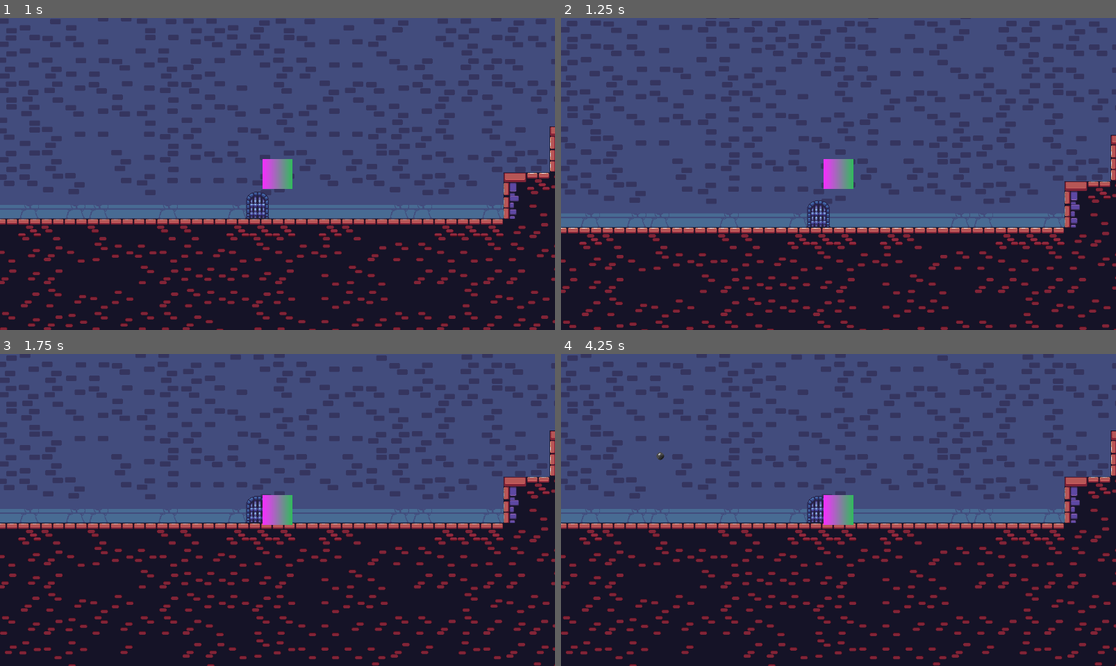
Above: before the commit, frames 1-4 (two rows, left to right).
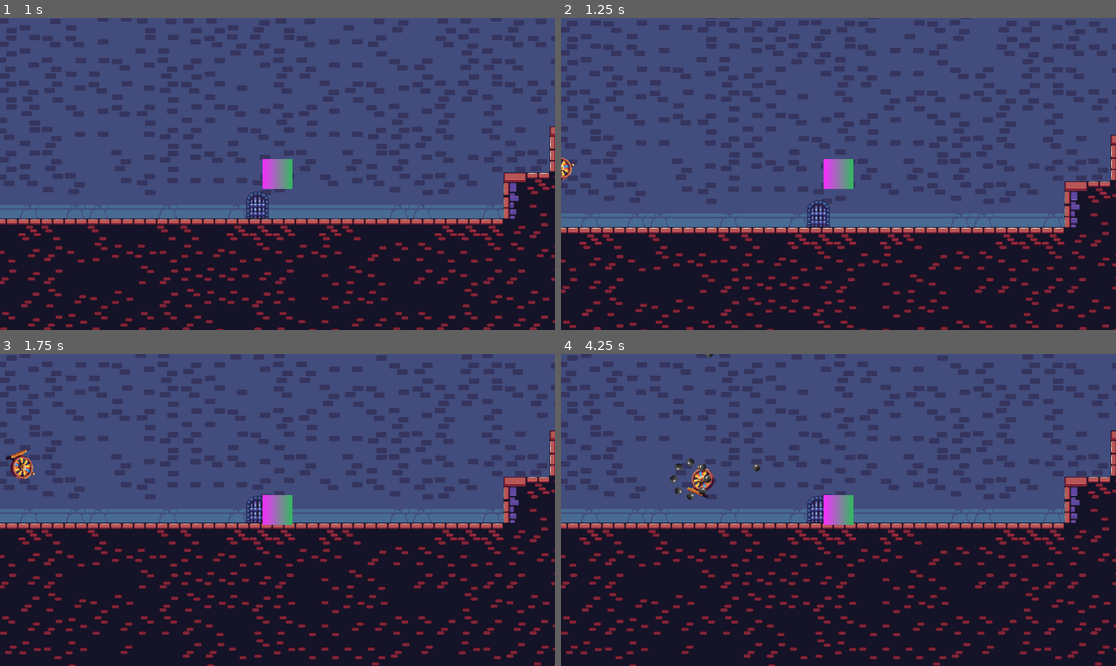
Above: after the commit, the same moments.

Repository: McGengar/CookieJam2025
Game: Godot game, scene res://Scenes/Levels/level_01.tscn
Same seed, same stepped clock (60 frames per second), same inputs: the game is played once before the commit and once after it. The project has no main scene, so this scene is started directly.
Inputs (mouse positions are in pixels of both pictures, inside the frame that each line leads up to):
- Up to frame 1 (1 s): tap Enter at 0.5 s; move the mouse to (399, 158) at 0.52 s; tap Space (jump) at 0.77 s
- Up to frame 2 (1.25 s): no input
- Up to frame 3 (1.75 s): move the mouse to (166, 525) at 1.27 s; tap Space (jump) at 1.52 s
- Up to frame 4 (4.25 s): move the mouse to (894, 441) at 2.02 s; move the mouse to (810, 572) at 2.77 s; tap Space (jump) at 3.02, 3.77 s; move the mouse to (1005, 556) at 3.52 s

Frame 1 is identical in both runs. In frame 2, 0.1% of the frame differs, in the area x 0-3%, y 44-53%; in frame 3, 0.3%; in frame 4, 0.5%, in the area x 17-36%, y 0-47%.

Commit message:
player group

Diff:
--- a/cookie-jam-2025/Scenes/Player.tscn
+++ b/cookie-jam-2025/Scenes/Player.tscn
@@ -198,7 +198,8 @@
 radius = 24.5
 height = 49.0
 
-[node name="Player" type="CharacterBody2D"]
+[node name="Player" type="CharacterBody2D" groups=["player"]]
+collision_layer = 2
 script = SubResource("GDScript_qbkls")
 
 [node name="Sprite2D" type="Sprite2D" parent="."]
Not shown: 1 places in cookie-jam-2025/Scenes/Player.tscn that only renumber resources
